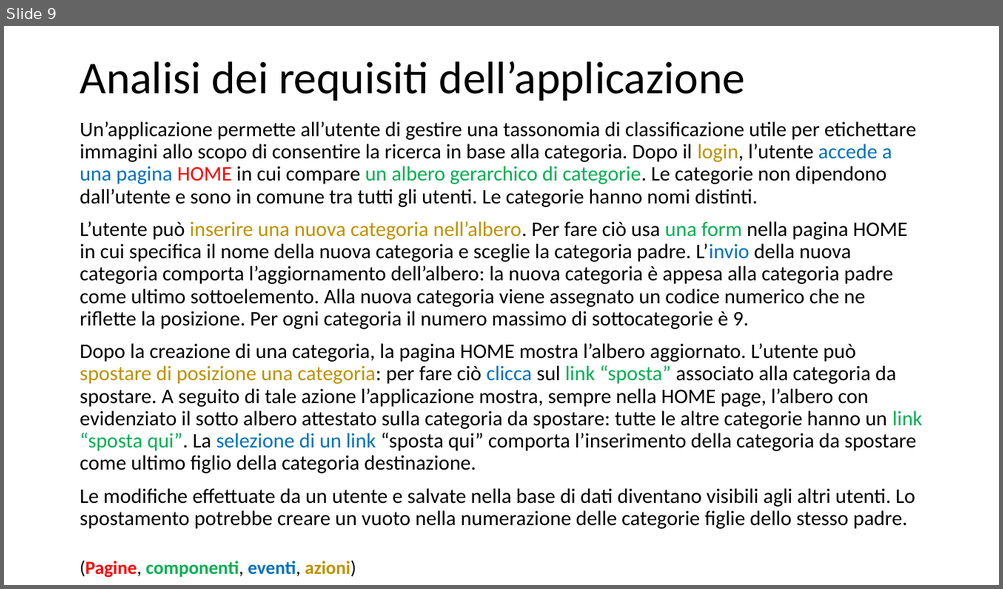
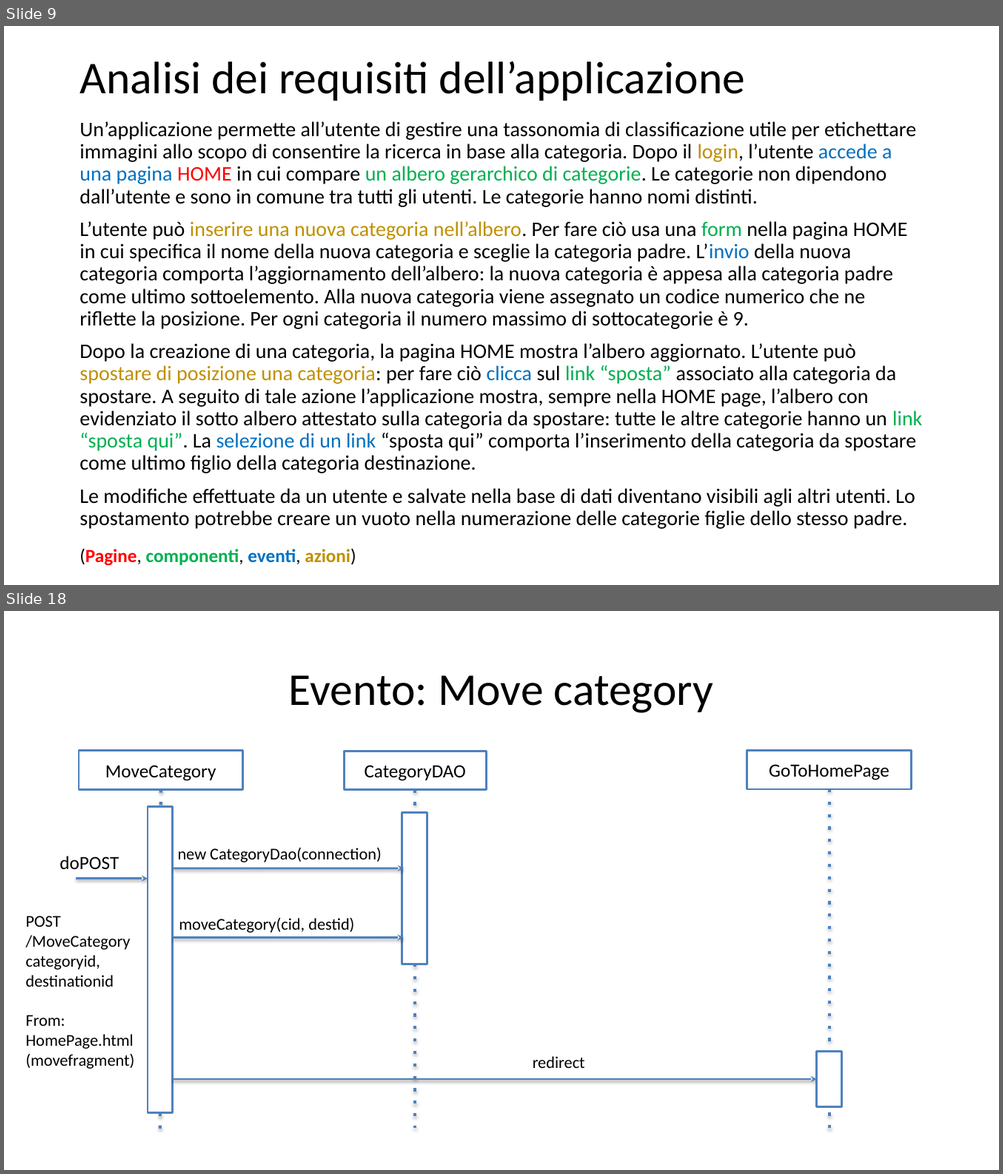
Before and after one commit to Trixyz28/TIW-ImgCatalog, a slide deck: Documents/ImgCatalog.pptx. Shown one above the other, each under a label of ours: slide 9 before the commit, slides 9 and 18 after it; the slides between them are not shown. The pictures are 1003x589 and 1003x1174 pixels, drawn with LibreOffice and Linux fonts; fonts in the diff are those of the drawing. Boxes give left, top, right and bottom in pixels: in the first picture for what was removed or moved away, otherwise in the second. Text is boxed around its words. In the diff, an @@ line names an element or a change of style, - is before the commit and + after.

```diff
--- a/Documents/ImgCatalog.pptx
+++ b/Documents/ImgCatalog.pptx
@@ slide 18 added at [4,611,999,1170], background #FFFFFF @@
@@ title added at [289,675,714,713], 44 pt, text #000000 @@
+Evento: Move category
@@ rectangle added at [79,751,243,789], fill #FFFFFF, outline #4F81BD 2 pt, 18 pt, text #000000 @@
+MoveCategory
@@ rectangle added at [344,752,486,790], fill #FFFFFF, outline #4F81BD 2 pt, 18 pt, text #000000 @@
+CategoryDAO
@@ rectangle added at [747,751,911,789], fill #FFFFFF, outline #4F81BD 2 pt, 18 pt, text #000000 @@
+GoToHomePage
@@ rectangle added at [148,806,173,1113], fill #FFFFFF, outline #4F81BD 2 pt @@
@@ line added from (161, 789) to (160, 1133), #4F81BD 3 pt dashed @@
@@ line added from (415, 790) to (415, 1128), #4F81BD 3 pt dashed @@
@@ line added from (829, 789) to (829, 1133), #4F81BD 3 pt dashed @@
@@ rectangle added at [401,812,427,965], fill #FFFFFF, outline #4F81BD 2 pt @@
@@ text added at [178,848,381,863], 16 pt, text #000000 @@
+new CategoryDao(connection)
@@ text added at [60,856,119,869], 18 pt, text #000000 @@
+doPOST
@@ arrow added from (173, 869) to (404, 869), #4F81BD 2 pt @@
@@ arrow added from (77, 879) to (148, 879), #4F81BD 2 pt @@
@@ text added at [25,916,134,1069], 16 pt, text #000000 @@
+POST
+/MoveCategory
+categoryid,
+destinationid
+From: HomePage.html
+(movefragment)
@@ text added at [179,918,354,933], 16 pt, text #000000 @@
+moveCategory(cid, destid)
@@ arrow added from (173, 938) to (403, 938), #4F81BD 2 pt @@
@@ rectangle added at [817,1052,841,1107], fill #FFFFFF, outline #4F81BD 2 pt @@
@@ text added at [532,1056,585,1068], 16 pt, text #000000 @@
+redirect
@@ arrow added from (173, 1079) to (817, 1079), #4F81BD 2 pt @@
@@ slide 9 changed as well @@
@@ text at [79,221,908,329]: text colour #00B050 to #000000 in "una" @@
@@ text "(Pagine, componenti, eventi, azioni)": place and size @@
-text "(Pagine, componenti, eventi, azioni)" at [79,560,356,578]
+text "(Pagine, componenti, eventi, azioni)" at [79,548,356,566]
```
Also in this commit, not shown: 13 other slides changed, 4 other slides added, 6 slides removed, 4 other files.
